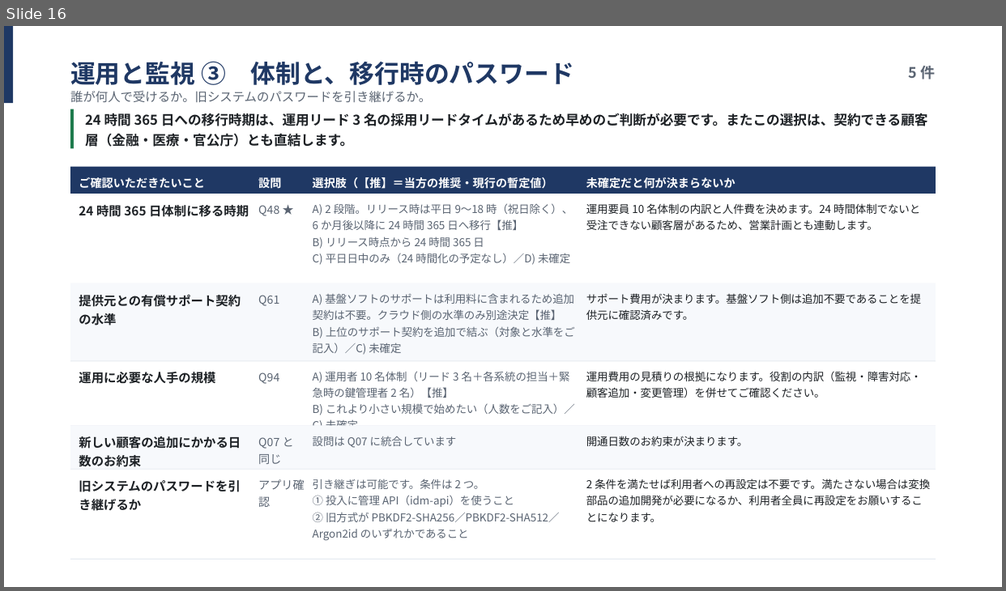
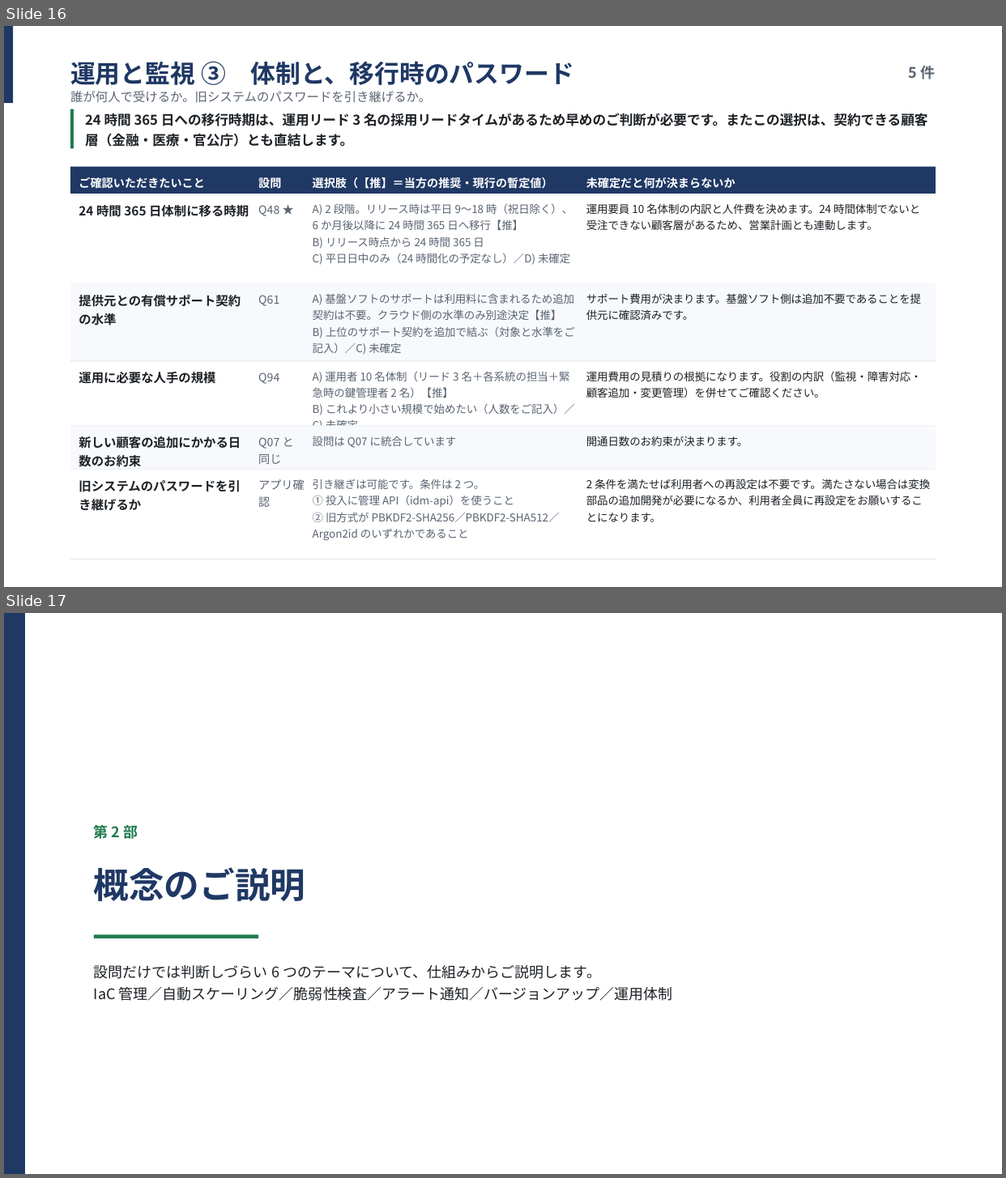
Before and after one commit to suepie/aws-atuh-poc, a slide deck: doc/powerpoint/非機能要件ヒアリング.pptx. Shown one above the other, each under a label of ours: slide 16 before the commit, slides 16 and 17 after it. The pictures are 1006x591 and 1006x1178 pixels, drawn with LibreOffice and Linux fonts; fonts in the diff are those of the drawing. Boxes give left, top, right and bottom in pixels: in the first picture for what was removed or moved away, otherwise in the second. Text is boxed around its words. In the diff, an @@ line names an element or a change of style, - is before the commit and + after.

```diff
--- a/doc/powerpoint/非機能要件ヒアリング.pptx
+++ b/doc/powerpoint/非機能要件ヒアリング.pptx
@@ slide 17 added at (x1=4, y1=613, x2=1002, y2=1174), background #FFFFFF @@
@@ rectangle added at (x1=4, y1=613, x2=25, y2=1174), fill #1F3864 @@
@@ text added at (x1=94, y1=823, x2=138, y2=842), 14 pt, text #1E7B4D, bold @@
+第 2 部
@@ text added at (x1=94, y1=867, x2=305, y2=901), 34 pt, text #1F3864, bold @@
+概念のご説明
@@ rectangle added at (x1=94, y1=935, x2=258, y2=939), fill #1E7B4D @@
@@ text added at (x1=94, y1=965, x2=673, y2=1001), 14 pt, text #1D2125 @@
+設問だけでは判断しづらい 6 つのテーマについて、仕組みからご説明します。
+IaC 管理／自動スケーリング／脆弱性検査／アラート通知／バージョンアップ／運用体制
```
Also in this commit, not shown: 1 slide changed, 12 other slides added, 2 other files.
